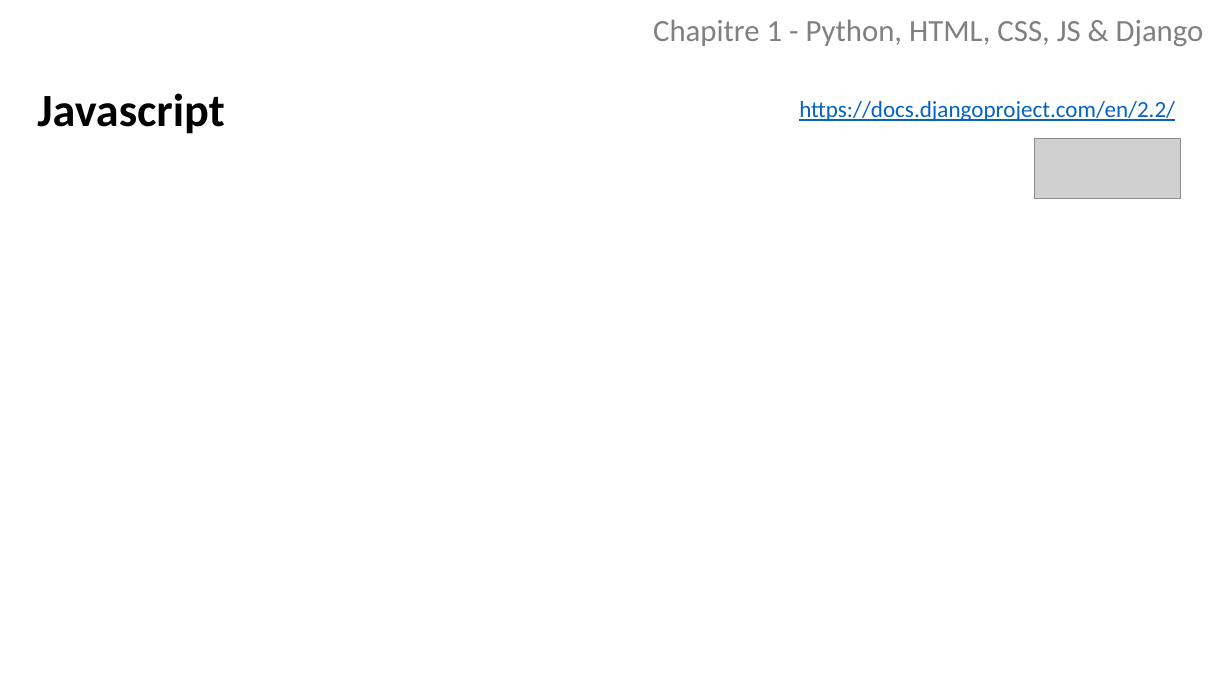
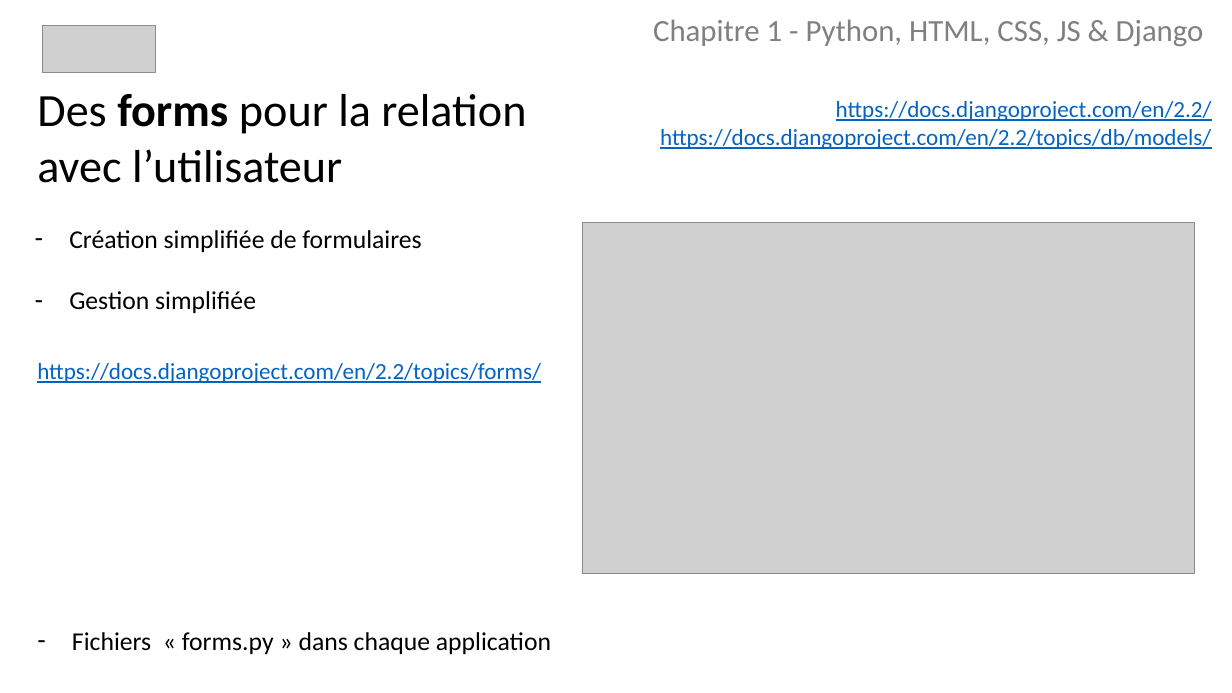
Before and after one commit to borgia-app/Borgia-docs, a slide deck: slide 15 of presentations/Python.pptx (slide 19 before the commit). Drawn at 1232x693 pixels with LibreOffice and Linux fonts; fonts in the diff are those of the drawing; grey boxes stand for pictures. Boxes give left, top, right and bottom in pixels: in the first picture for what was removed or moved away, otherwise in the second. Text is boxed around its words. In the diff, an @@ line names an element or a change of style, - is before the commit and + after.

Commit message:
wip

```diff
--- a/presentations/Python.pptx
+++ b/presentations/Python.pptx
@@ picture: place and size @@
-picture at <box>1035,139,1181,199</box>
+picture at <box>43,26,156,73</box>
@@ text at <box>37,94,526,183</box>: text changed; bold off @@
-Javascript
+Des forms pour la relation avec l’utilisateur
@@ text "https://docs.djangoproject.com/en/2.2/": place and size @@
-text "https://docs.djangoproject.com/en/2.2/" at <box>799,101,1175,121</box>
+text "https://docs.djangoproject.com/en/2.2/" at <box>660,101,1212,149</box>
@@ text at <box>836,101,1212,121</box>: alignment left to right @@
@@ text at <box>660,129,1211,149</box>: paragraph added @@
+https://docs.djangoproject.com/en/2.2/topics/db/models/
@@ text added at <box>69,230,421,313</box>, 20 pt, text #000000 @@
+  – Création simplifiée de formulaires
+  – Gestion simplifiée
@@ picture added at <box>582,222,1194,573</box> @@
@@ text added at <box>37,363,541,383</box>, 18 pt, text #0563C1, underline @@
+https://docs.djangoproject.com/en/2.2/topics/forms/
@@ text added at <box>72,632,551,654</box>, 20 pt, text #000000 @@
+– Fichiers « forms.py » dans chaque application
```
Also in this commit, not shown: 15 other slides changed, 1 slide added, 1 slide removed.
